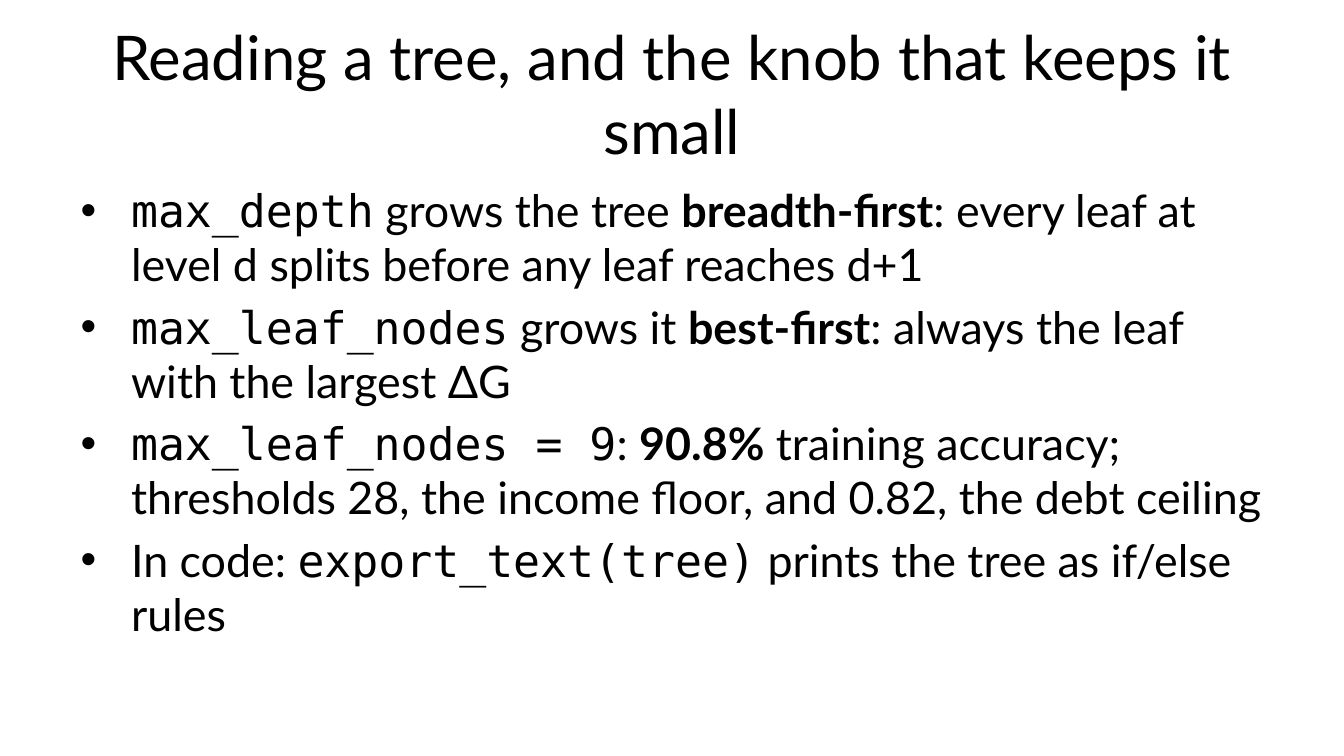
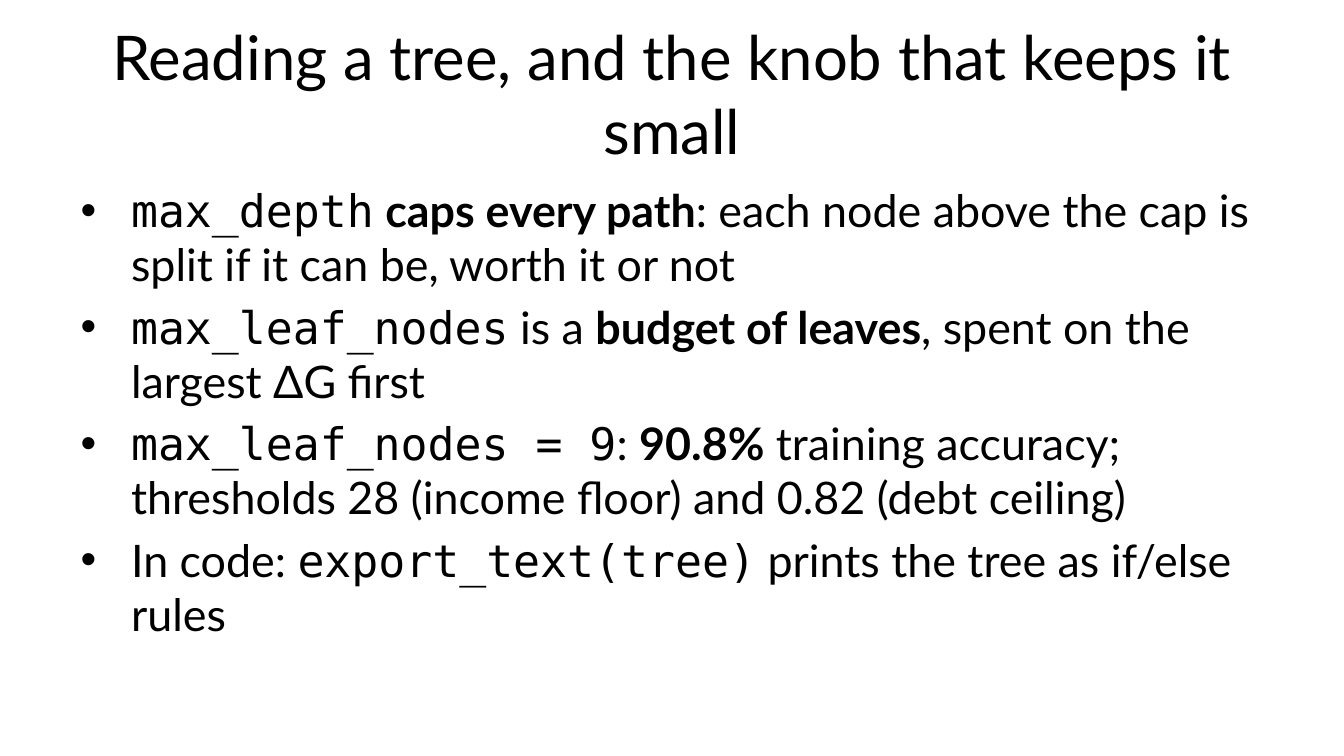
Before and after one commit to fabioantonini/technologies-for-artificial-intelligence, a slide deck: slide 23 of Lessons/07_trees_and_ensembles/Slides/trees_and_ensembles_slides.pptx. Drawn at 1344x756 pixels with LibreOffice and Linux fonts; fonts in the diff are those of the drawing; background and template pictures are left out. Boxes give left, top, right and bottom in pixels: in the first picture for what was removed or moved away, otherwise in the second. Text is boxed around its words. In the diff, an @@ line names an element or a change of style, - is before the commit and + after.

```diff
--- a/Lessons/07_trees_and_ensembles/Slides/trees_and_ensembles_slides.pptx
+++ b/Lessons/07_trees_and_ensembles/Slides/trees_and_ensembles_slides.pptx
@@ text at [131,193,1249,523]: text changed @@
-• max_depth grows the tree breadth-first: every leaf at level d splits before any leaf reaches d+1
-• max_leaf_nodes grows it best-first: always the leaf with the largest ΔG
-• max_leaf_nodes = 9: 90.8% training accuracy; thresholds 28, the income floor, and 0.82, the debt ceiling
+• max_depth caps every path: each node above the cap is split if it can be, worth it or not
+• max_leaf_nodes is a budget of leaves, spent on the largest ΔG first
+• max_leaf_nodes = 9: 90.8% training accuracy; thresholds 28 (income floor) and 0.82 (debt ceiling)
```
Also in this commit, not shown: 11 other slides changed, 2 slides added, 1 slide removed, 17 other files.
